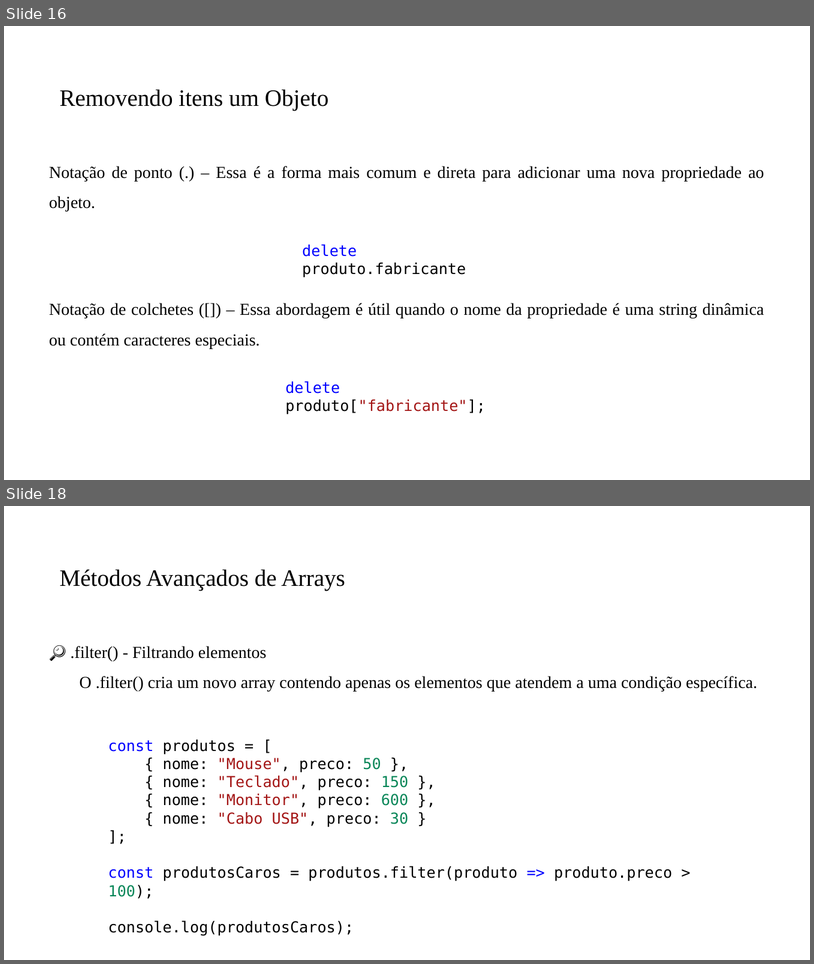
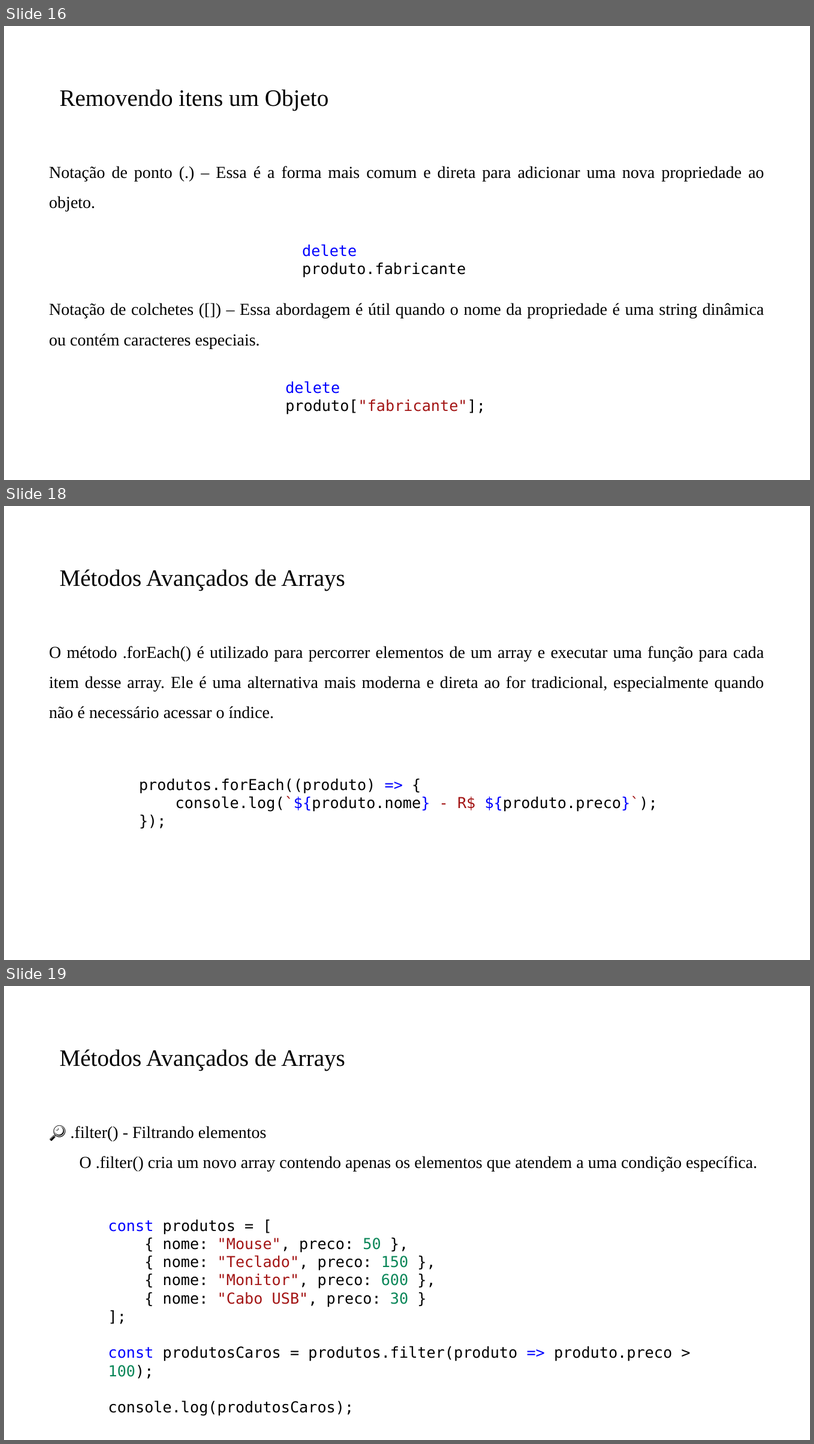
Before and after one commit to PedroMiho/UMC, a slide deck: Lógica e Programação/Módulo 02 - JavaScript/Aula 15 - Arrays e Objetos/Array e Objetos.pptx. Shown one above the other, each under a label of ours: slides 16 and 18 before the commit, slides 16, 18 and 19 after it; the slides between them are not shown. The pictures are 814x964 and 814x1444 pixels, drawn with LibreOffice and Linux fonts; fonts in the diff are those of the drawing; background and template pictures are left out. Boxes give left, top, right and bottom in pixels: in the first picture for what was removed or moved away, otherwise in the second. Text is boxed around its words. In the diff, an @@ line names an element or a change of style, - is before the commit and + after.

```diff
--- a/Lógica e Programação/Módulo 02 - JavaScript/Aula 15 - Arrays e Objetos/Array e Objetos.pptx
+++ b/Lógica e Programação/Módulo 02 - JavaScript/Aula 15 - Arrays e Objetos/Array e Objetos.pptx
@@ slide 18 added at bbox=[4, 506, 810, 960], background #FFFFFF @@
@@ title added at bbox=[60, 569, 345, 590], 28 pt, text #000000 @@
+Métodos Avançados de Arrays
@@ text added at bbox=[49, 646, 765, 718], 20 pt, text #000000 @@
+O método .forEach() é utilizado para percorrer elementos de um array e executar uma função para cada item desse array. Ele é uma alternativa mais moderna e direta ao for tradicional, especialmente quando não é necessário acessar o índice.
@@ text added at bbox=[139, 778, 658, 811], 18 pt, text #000000 @@
+produtos.forEach((produto) => {
+console.log(`${produto.nome} - R$ ${produto.preco}`);
+});
@@ what was slide 18 is now slide 19 @@
```
Also in this commit, not shown: 1 slide changed, 5 other files.
